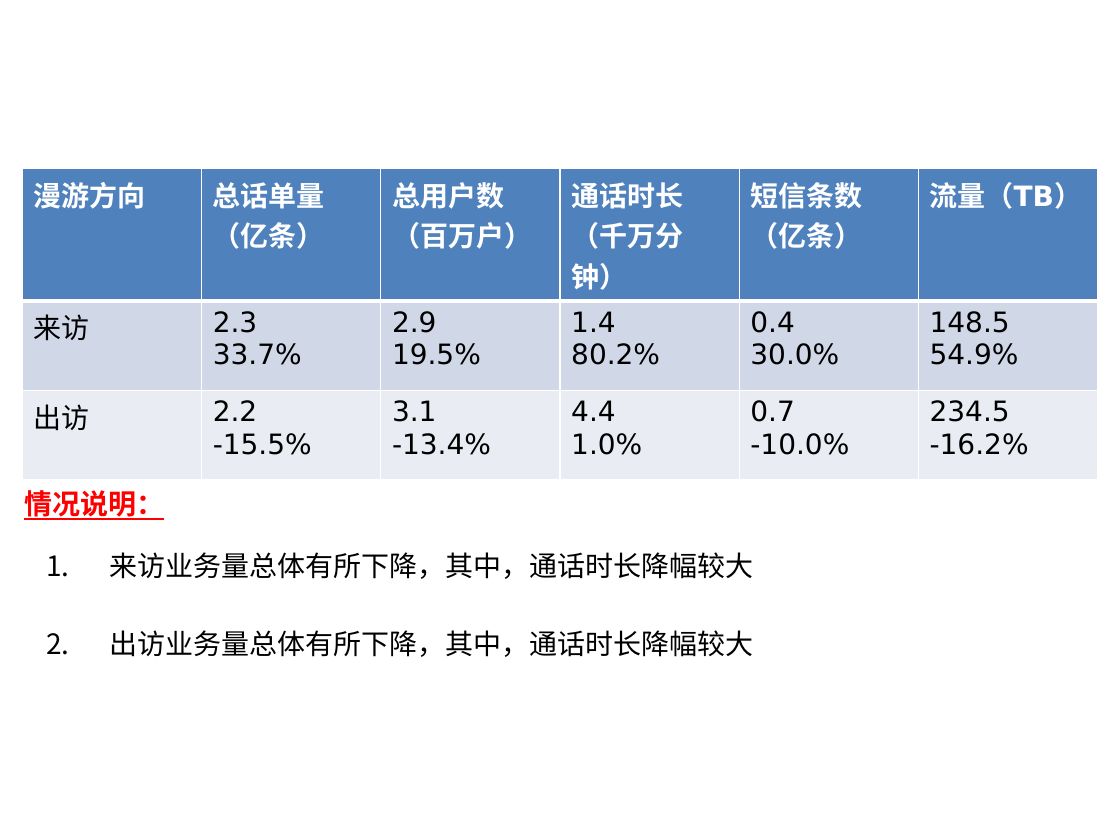
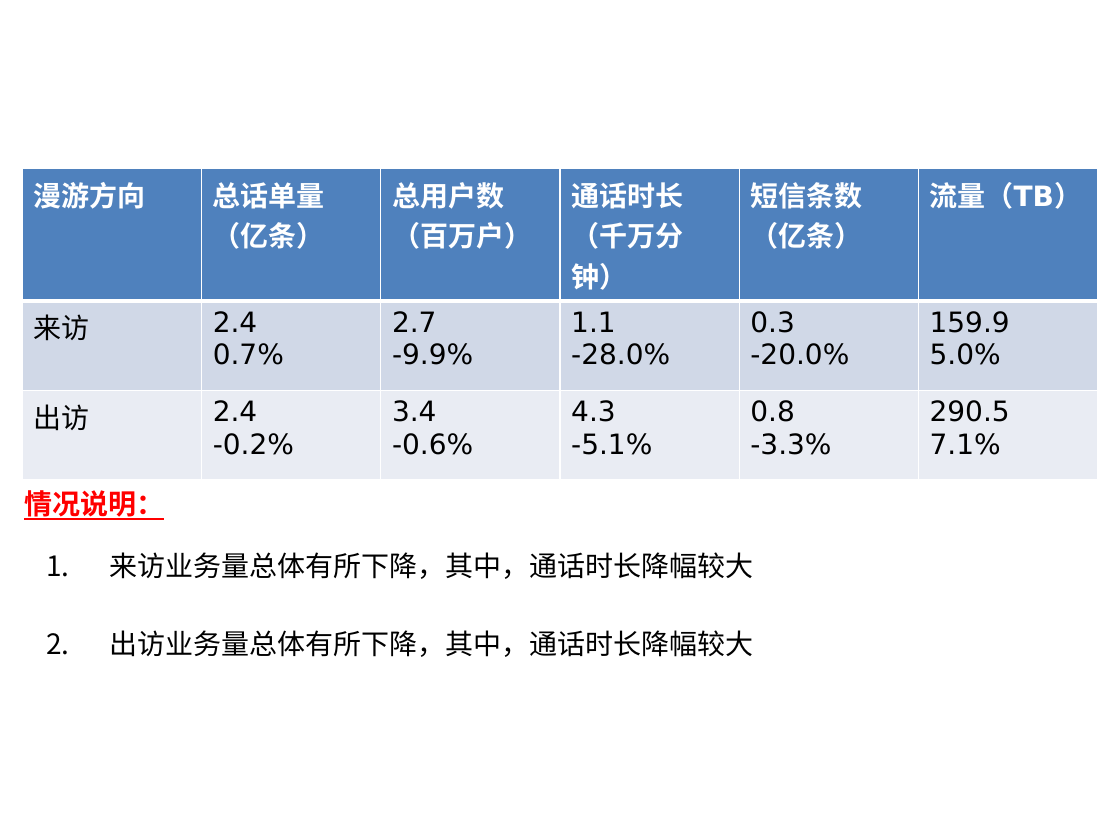
Before and after one commit to zsu13579/pptgen, a slide deck: slide 1 of report1.pptx. Drawn at 1120x840 pixels with LibreOffice and Linux fonts; fonts in the diff are those of the drawing; background and template pictures are left out. Boxes give left, top, right and bottom in pixels: in the first picture for what was removed or moved away, otherwise in the second. Text is boxed around its words. In the diff, an @@ line names an element or a change of style, - is before the commit and + after.

```diff
--- a/report1.pptx
+++ b/report1.pptx
@@ table at box(22, 168, 1098, 459) @@
-row 2: 来访 | 2.3 33.7% | 2.9 19.5% | 1.4 80.2% | 0.4 30.0% | 148.5 54.9%
+row 2: 来访 | 2.4 0.7% | 2.7 -9.9% | 1.1 -28.0% | 0.3 -20.0% | 159.9 5.0%
-row 3: 出访 | 2.2 -15.5% | 3.1 -13.4% | 4.4 1.0% | 0.7 -10.0% | 234.5 -16.2%
+row 3: 出访 | 2.4 -0.2% | 3.4 -0.6% | 4.3 -5.1% | 0.8 -3.3% | 290.5 7.1%
```
Also in this commit, not shown: 13 other slides changed, 5 other files.
